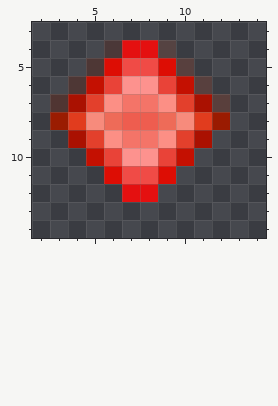
A pixel-art sprite gets an edit: images/bullet_diamond.png. This is how it looked before the edit.
The file is 16x16 pixels. Pixels under 10% opacity are left out. Colours within 5 levels of each other are drawn and written as one. Shown: x 2..14, y 3..14.
The result:
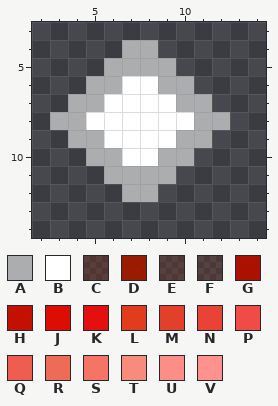
Palette (. is transparent): A #abadaf  B #ffffff  C #9720003c  D #9b1b00fc  E #9d230034  F #a5260229  G #ab1100fd  H #c51000fd  J #dd0d04  K #e41010  L #e13c1e  M #e3402c  N #e94338  P #f04b46  Q #ee5d4f  R #ee6b58  S #f47468  T #f78b7c  U #fc8f85  V #fd928e
The exact change:
Changed rows in their new state; - is an unchanged pixel.
first column x 3:
 4 ---.AA.---
 5 --.AAAA.--
 6 -.AABBAA.-
 7 .AABBBBAA.
 8 AABBBBBBAA
 9 -AABBBBAA-
10 --AABBAA--
11 ---AAAA---
12 ----AA----
Changed places in both pictures, as pixel boxes (x1, y1, x2, y2):
changed: (50, 40, 230, 202)
